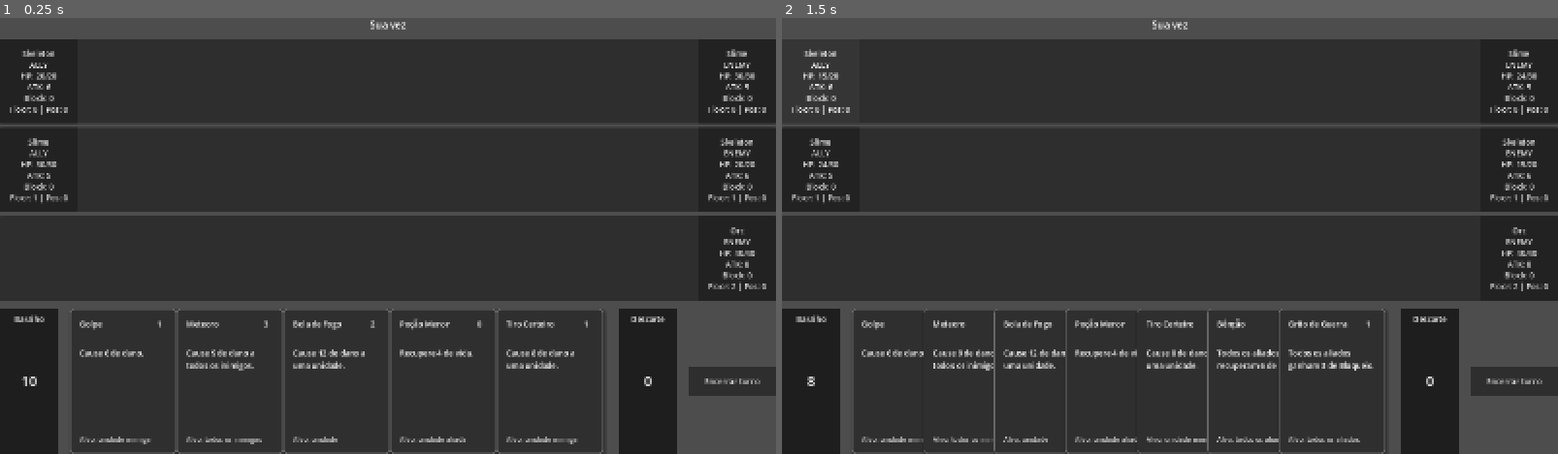
Above: before the commit, frames 1-2 (left to right).
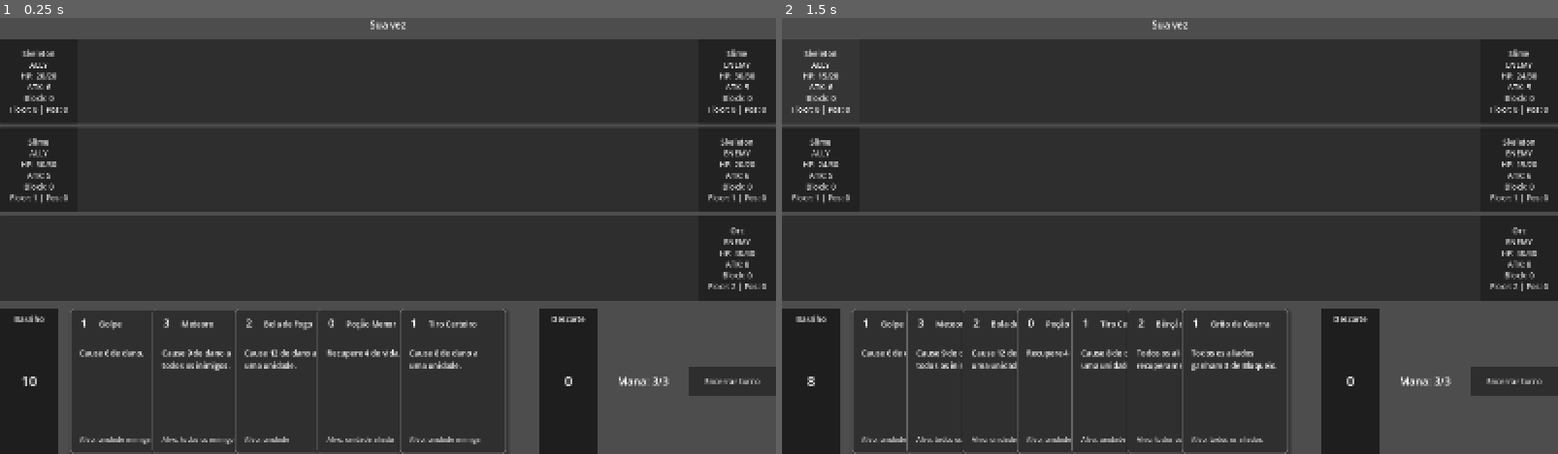
Above: after the commit, the same moments.

Repository: felippe-miguel/be-card
Game: Godot game, scene res://scenes/game.tscn
The game is run twice, just before and just after one commit, with the same random seed, the same clock (stepped at 60 frames per second) and the same inputs.
Inputs:
- Up to frame 1 (0.25 s): no input
- Up to frame 2 (1.5 s): click "Encerrar turno" at 0.5 s; click "Skeleton ALLY HP: 15/20 ATK: …" at 1.25 s

The runs differ from the first frame. In frame 1, 6.2% of the frame differs, in the area x 10-88%, y 66-100%; in frame 2, 6.7%.

Commit message:
feat(cartas): valida custo de mana e ajusta layout da carta
Novo Mana (owned by Game): current/max_mana, reabastece por completo a
cada turno (sem acumular sobra), gasto ao resolver a carta em
execute_card(). Game._on_card_played() bloqueia jogar carta sem mana
suficiente antes de entrar em qualquer estado de targeting.
Card.set_affordable() deixa o custo vermelho quando a carta nao pode
ser jogada agora. STARTING_MANA = 3 e um valor padrao ajustavel, nao
uma decisao de design fechada.

Reverte a ordem de empilhamento por hover para o comportamento fixo:
z_index de repouso e sempre esquerda->direita (carta mais a direita
por cima), definido uma unica vez por set_hand_position(). Hover so
eleva a carta temporariamente (HOVERED_Z_INDEX) enquanto o mouse esta
sobre ela, voltando ao z_index de repouso ao sair -- a variante
anterior (ultima carta hovered permanece por cima) foi testada e
revertida a pedido do usuario, por deixar a pilha imprevisivel.

CostLabel migra do canto superior direito para o esquerdo do card, ja
que o lado esquerdo e o que fica exposto quando a carta e coberta pela
vizinha da direita.

Documenta as decisoes em AGENTS.md e docs/ARCHITECTURE.md.

Diff:
--- a/scenes/card.tscn
+++ b/scenes/card.tscn
@@ -20,7 +20,7 @@
 
 [node name="NameLabel" type="Label" parent="." unique_id=918435844]
 layout_mode = 1
-offset_left = 20.0
+offset_left = 60.0
 offset_top = 20.0
 offset_right = 200.0
 offset_bottom = 60.0
@@ -42,15 +42,14 @@
 
 [node name="CostLabel" type="Label" parent="." unique_id=1979725516]
 layout_mode = 1
-anchors_preset = 1
-anchor_left = 1.0
-anchor_right = 1.0
-offset_left = -40.0
-offset_top = 20.0
-offset_right = -10.0
-offset_bottom = 60.0
-grow_horizontal = 0
+offset_left = 10.0
+offset_top = 10.0
+offset_right = 50.0
+offset_bottom = 50.0
 theme_override_colors/font_color = Color(1, 1, 1, 1)
+theme_override_font_sizes/font_size = 22
+horizontal_alignment = 1
+vertical_alignment = 1
 
 [node name="TargetLabel" type="Label" parent="." unique_id=1979725517]
 layout_mode = 1
--- a/scenes/game.tscn
+++ b/scenes/game.tscn
@@ -66,6 +66,14 @@
 [node name="DiscardPileView" parent="Layout/BottomBar" unique_id=300111666 instance=ExtResource("3_pile")]
 layout_mode = 2
 
+[node name="ManaLabel" type="Label" parent="Layout/BottomBar" unique_id=300111888]
+custom_minimum_size = Vector2(140, 0)
+layout_mode = 2
+size_flags_vertical = 4
+theme_override_font_sizes/font_size = 22
+horizontal_alignment = 1
+text = "Mana: 3/3"
+
 [node name="EndTurnButton" type="Button" parent="Layout/BottomBar" unique_id=1204558873]
 custom_minimum_size = Vector2(180, 60)
 layout_mode = 2
--- a/scripts/card.gd
+++ b/scripts/card.gd
@@ -2,16 +2,22 @@
 extends Control
 
 ## Ajuste visual de hover: a carta sob o mouse cresce um pouco, sobe um
-## pouco e ganha um contorno mais claro. A borda/sombra normal já ajuda a
-## perceber a ordem de empilhamento mesmo sem hover.
+## pouco, ganha um contorno mais claro e vai para o topo da pilha
+## enquanto o mouse estiver sobre ela. Ao sair, volta ao z_index de
+## repouso (fixo, definido por set_hand_position) — não fica "grudada"
+## no topo.
 const HOVER_SCALE = 1.12
 const HOVER_LIFT = 24.0
 const HOVER_ANIMATION_DURATION = 0.1
+const HOVERED_Z_INDEX = 100
 
 const BACKGROUND_COLOR = Color(0.18359044, 0.18359044, 0.18359044, 1)
 const BORDER_COLOR = Color(0.4, 0.4, 0.4, 1)
 const HOVER_BORDER_COLOR = Color(0.95, 0.85, 0.55, 0.9)
 const SHADOW_COLOR = Color(0, 0, 0, 0.3)
+
+const AFFORDABLE_COST_COLOR = Color(1, 1, 1, 1)
+const UNAFFORDABLE_COST_COLOR = Color(1, 0.4, 0.4, 1)
 
 @onready var background: Panel = $Background
 @onready var name_label: Label = $NameLabel
@@ -21,19 +27,16 @@
 
 var data: CardData
 
-## Posição de repouso na mão, definida por quem organiza a mão
-## (Game.layout_hand()). O hover anima a partir/para esse valor.
+## Posição/z-index de repouso na mão, definidos por quem organiza a mão
+## (Game.layout_hand()). O hover anima a partir/para esses valores.
 var rest_position: Vector2 = Vector2.ZERO
+var rest_z_index: int = 0
 
 var normal_style: StyleBoxFlat
 var hover_style: StyleBoxFlat
 
 var hover_tween: Tween
 
-## Emitido ao entrar o mouse, para quem organiza a mão decidir a ordem de
-## empilhamento (ver Game._on_card_hovered()) — a carta em si não sabe
-## z-index de nenhuma outra carta.
-signal hovered(card: Card)
 signal played(card: Card)
 
 func _ready() -> void:
@@ -66,28 +69,33 @@
 	cost_label.text = str(data.cost)
 	target_label.text = "Alvo: " + data.get_target_description()
 
-## Define a posição de repouso da carta na mão. Não mexe em z_index —
-## quem controla a ordem de empilhamento é Game (ver bring_to_front()).
+## Destaca o custo em vermelho quando o jogador não tem mana suficiente
+## para jogar esta carta agora.
+func set_affordable(affordable: bool) -> void:
+	var color = AFFORDABLE_COST_COLOR if affordable else UNAFFORDABLE_COST_COLOR
+
+	cost_label.add_theme_color_override("font_color", color)
+
+## Define a posição/z-index de repouso da carta na mão (ordem de
+## empilhamento fixa: cartas mais à direita recebem z_index maior).
 func set_hand_position(new_position: Vector2, z: int) -> void:
 	rest_position = new_position
+	rest_z_index = z
 
 	position = new_position
-	z_index = z
-
-## Traz a carta para o topo da pilha, permanentemente (até a mão ser
-## reconstruída), sem mexer em posição/escala.
-func bring_to_front(z: int) -> void:
 	z_index = z
 
 func _on_mouse_entered() -> void:
 	background.add_theme_stylebox_override("panel", hover_style)
 
-	hovered.emit(self)
+	z_index = HOVERED_Z_INDEX
 
 	animate_to(rest_position - Vector2(0, HOVER_LIFT), HOVER_SCALE)
 
 func _on_mouse_exited() -> void:
 	background.add_theme_stylebox_override("panel", normal_style)
+
+	z_index = rest_z_index
 
 	animate_to(rest_position, 1.0)
 
--- a/scripts/game.gd
+++ b/scripts/game.gd
@@ -7,6 +7,7 @@
 @onready var game_state_label: Label = $Layout/GameStateLabel
 @onready var deck_pile_view: CardPileView = $Layout/BottomBar/DeckPileView
 @onready var discard_pile_view: CardPileView = $Layout/BottomBar/DiscardPileView
+@onready var mana_label: Label = $Layout/BottomBar/ManaLabel
 
 var card_database: CardDatabase
 var unit_database: UnitDatabase
@@ -16,26 +17,23 @@
 var battle_state: BattleState
 var game_state: GameState
 var deck: Deck
+var mana: Mana
 
 var pending_card: Card = null
-
-## Próximo z_index a dar para uma carta ao ser passada o mouse por cima,
-## sempre maior que qualquer z_index já distribuído nesta mão — assim a
-## última carta a receber hover permanece por cima, mesmo em repouso, até
-## outra carta ser passada o mouse ou a mão ser reconstruída.
-var next_hand_z_index: int = 0
 
 const STARTING_HAND_SIZE = 5
 const CARDS_DRAWN_PER_TURN = 2
+const STARTING_MANA = 3
 
 ## Layout da mão (Cards é um Control simples, não um HBoxContainer, para
 ## poder sobrepor cartas em vez de deixá-las vazar da tela quando a mão
 ## está cheia). HAND_CARD_WIDTH deve bater com custom_minimum_size.x do
 ## card.tscn. HAND_AREA_WIDTH é o espaço que Cards recebe dentro de
-## BottomBar (ajustado à mão para o layout atual dessa barra).
+## BottomBar (ajustado à mão para o layout atual dessa barra — reveja se
+## outro irmão de Cards em BottomBar mudar de tamanho).
 const HAND_CARD_WIDTH = 220.0
 const HAND_CARD_GAP = 20.0
-const HAND_AREA_WIDTH = 1100.0
+const HAND_AREA_WIDTH = 900.0
 
 const GAME_STATE_LABELS = {
 	GameState.State.PLAYER_ACTION: "Sua vez",
@@ -75,6 +73,10 @@
 	deck = Deck.new(all_cards)
 	deck.changed.connect(_on_deck_changed)
 
+	mana = Mana.new(STARTING_MANA)
+	mana.changed.connect(_on_mana_changed)
+	_on_mana_changed()
+
 	deck_pile_view.setup("Baralho")
 	discard_pile_view.setup("Descarte")
 
@@ -95,6 +97,7 @@
 
 	game_state.change_to(GameState.State.PLAYER_ACTION)
 
+	mana.refill()
 	deck.draw(CARDS_DRAWN_PER_TURN)
 
 ## Verifica se a batalha terminou e, se sim, encerra a partida. Retorna
@@ -124,6 +127,10 @@
 	if game_state.current != GameState.State.PLAYER_ACTION:
 		return
 
+	if not mana.can_afford(card.data.cost):
+		print("Mana insuficiente para jogar ", card.data.name, ".")
+		return
+
 	print("Carta jogada: ", card.data.name)
 
 	var required_target = get_required_target(card)
@@ -159,6 +166,9 @@
 
 func _on_game_state_changed() -> void:
 	game_state_label.text = GAME_STATE_LABELS.get(game_state.current, "")
+
+func _on_mana_changed() -> void:
+	mana_label.text = "Mana: %d/%d" % [mana.current, mana.max_mana]
 
 func _on_deck_changed() -> void:
 	render_hand()
@@ -180,6 +190,7 @@
 
 		card_container.add_child(card)
 		card.setup(card_data)
+		card.set_affordable(mana.can_afford(card_data.cost))
 		card.played.connect(_on_card_played)
 
 		card_views.append(card)
@@ -189,12 +200,10 @@
 ## Posiciona as cartas da mão da esquerda para a direita, sobrepondo-as
 ## quando não há espaço suficiente para separá-las por completo. A carta
 ## mais à direita fica com o maior z_index (por cima) em repouso; passar
-## o mouse sobre qualquer carta a traz para o topo permanentemente (ver
-## _on_card_hovered()), até a mão ser reconstruída.
+## o mouse sobre qualquer carta a traz para o topo enquanto o cursor
+## estiver sobre ela (ver Card._on_mouse_entered/_exited()).
 func layout_hand(card_views: Array[Card]) -> void:
 	var count = card_views.size()
-
-	next_hand_z_index = count
 
 	if count == 0:
 		return
@@ -207,16 +216,6 @@
 
 	for i in range(count):
 		card_views[i].set_hand_position(Vector2(i * step, 0), i)
-		card_views[i].hovered.connect(_on_card_hovered)
-
-## Traz a carta passada o mouse para o topo da pilha de forma permanente
-## (até a mão ser reconstruída): cada hover recebe um z_index maior que
-## qualquer um já distribuído, então a última carta passada o mouse
-## continua por cima mesmo depois de o mouse sair dela.
-func _on_card_hovered(card: Card) -> void:
-	card.bring_to_front(next_hand_z_index)
-
-	next_hand_z_index += 1
 
 func setup_units() -> void:
 	for battle_floor in battle_state.battlefield.floors:
@@ -281,6 +280,7 @@
 			selected_floor
 		)
 
+	mana.spend(card.data.cost)
 	deck.discard(card.data)
 
 	check_battle_result()
--- /dev/null
+++ b/scripts/mana.gd
@@ -0,0 +1,30 @@
+class_name Mana
+extends RefCounted
+
+## Mana do jogador: recurso gasto ao jogar cartas. Reabastece por completo
+## a cada turno — não acumula sobra de um turno para o outro.
+
+signal changed
+
+var max_mana: int
+var current: int
+
+func _init(starting_max_mana: int) -> void:
+	max_mana = starting_max_mana
+	current = max_mana
+
+func can_afford(cost: int) -> bool:
+	return current >= cost
+
+func spend(cost: int) -> void:
+	current -= cost
+
+	if current < 0:
+		current = 0
+
+	changed.emit()
+
+func refill() -> void:
+	current = max_mana
+
+	changed.emit()
Not shown, added: scripts/mana.gd.uid
Not shown, changed: AGENTS.md
Not shown, changed: docs/ARCHITECTURE.md
